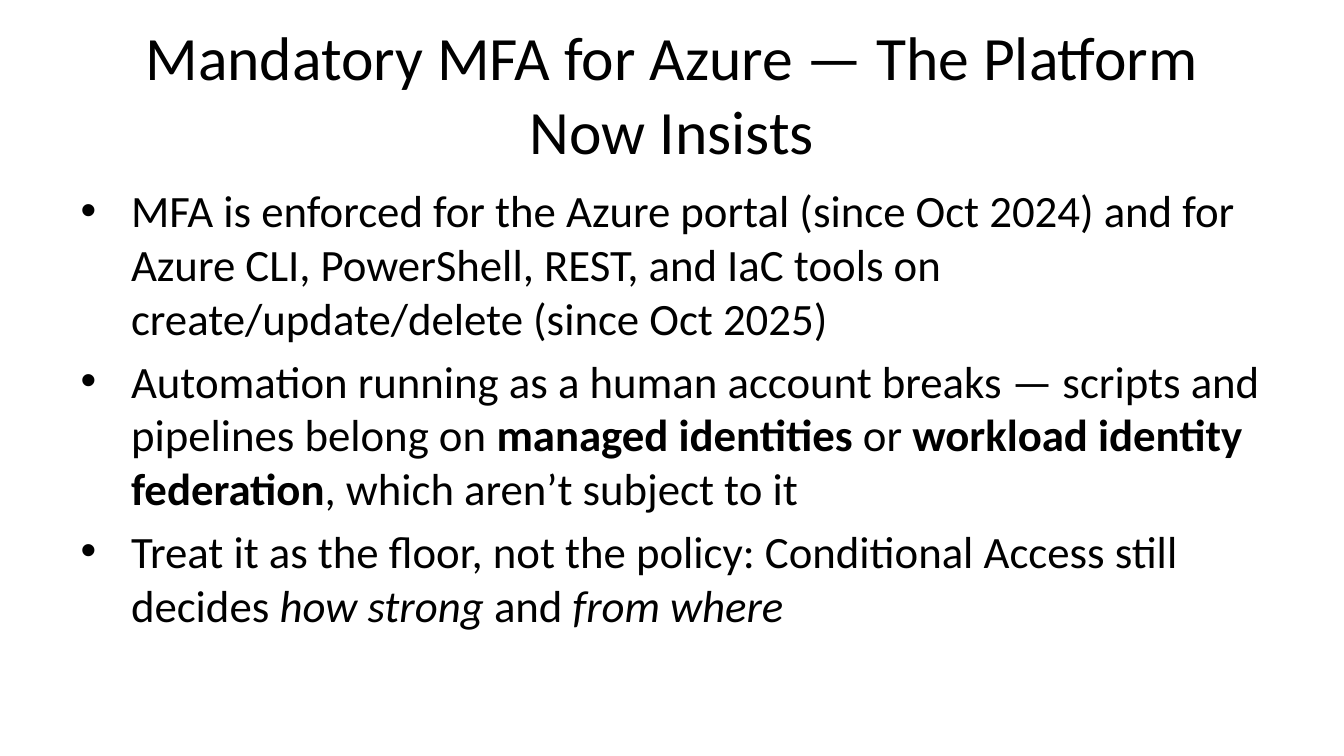
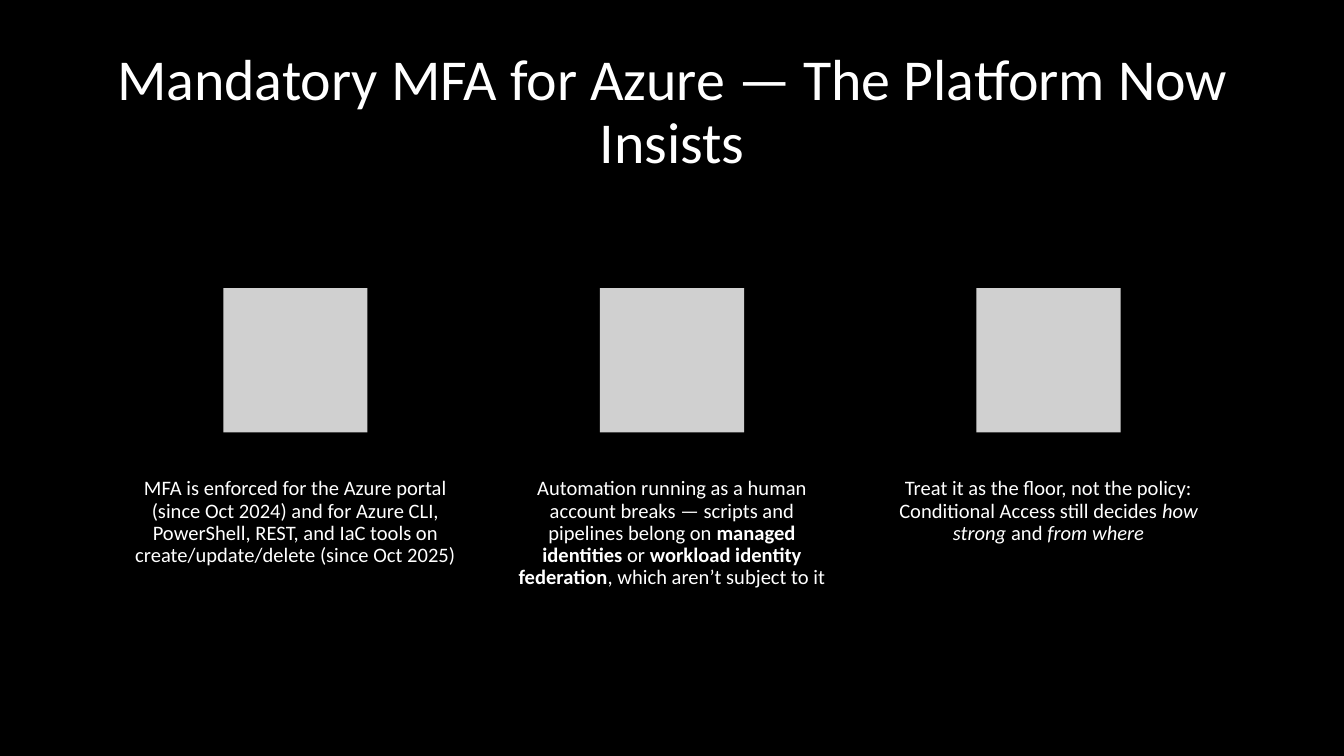
Before and after one commit to DC-AC/Azure-Precon, a slide deck: slide 83 of azure-precon-slides.pptx (slide 78 before the commit). Drawn at 1344x756 pixels with LibreOffice and Linux fonts; fonts in the diff are those of the drawing; grey boxes stand for pictures; background and template pictures are left out. Boxes give left, top, right and bottom in pixels: in the first picture for what was removed or moved away, otherwise in the second. Text is boxed around its words. In the diff, an @@ line names an element or a change of style, - is before the commit and + after.

```diff
--- a/azure-precon-slides.pptx
+++ b/azure-precon-slides.pptx
@@ background #FFFFFF to picture (left out) @@
@@ title "Mandatory MFA for Azure — ...": place and size @@
-title "Mandatory MFA for Azure — ..." at box(146, 37, 1197, 155)
+title "Mandatory MFA for Azure — ..." at box(117, 59, 1227, 164)
@@ title "Mandatory MFA for Azure — ..." at box(117, 59, 1227, 164): size 33 to 31 pt, text colour #000000 to #FFFFFF; line spacing 1 to 0.9 @@
@@ text removed at box(131, 194, 1259, 630) @@
-• MFA is enforced for the Azure portal (since Oct 2024) and for Azure CLI, PowerShell, REST, and IaC tools on create/update/delete (since Oct 2025)
-• Automation running as a human account breaks — scripts and pipelines belong on managed identities or workload identity federation, which aren’t subject to it
-• Treat it as the floor, not the policy: Conditional Access still decides how strong and from where
@@ group added at box(135, 288, 1198, 588): 3 pictures, 3 texts @@
+MFA is enforced for the Azure portal (since Oct 2024) and for Azure CLI, PowerShell, REST, and IaC tools on create/update/delete (since Oct 2025)
+Automation running as a human account breaks — scripts and pipelines belong on managed identities or workload identity federation, which aren’t subject to it
+Treat it as the floor, not the policy: Conditional Access still decides how strong and from where
```
Also in this commit, not shown: 101 other slides changed, 8 slides added, 1 slide removed, 2 other files.
